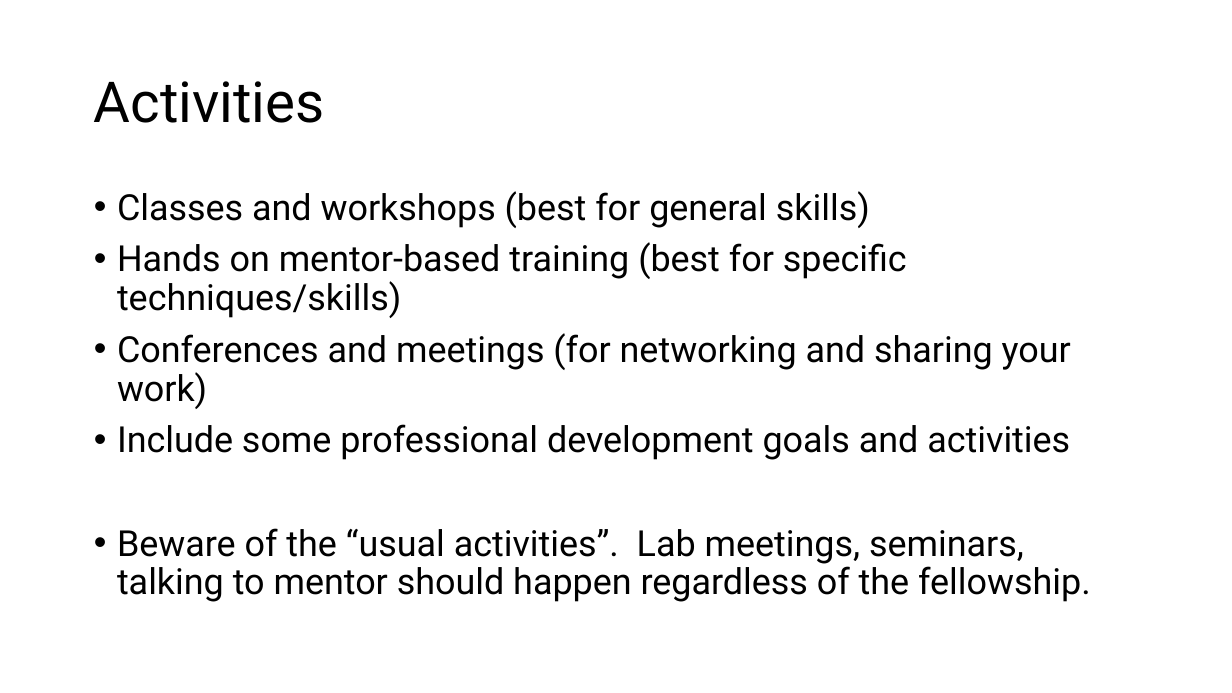
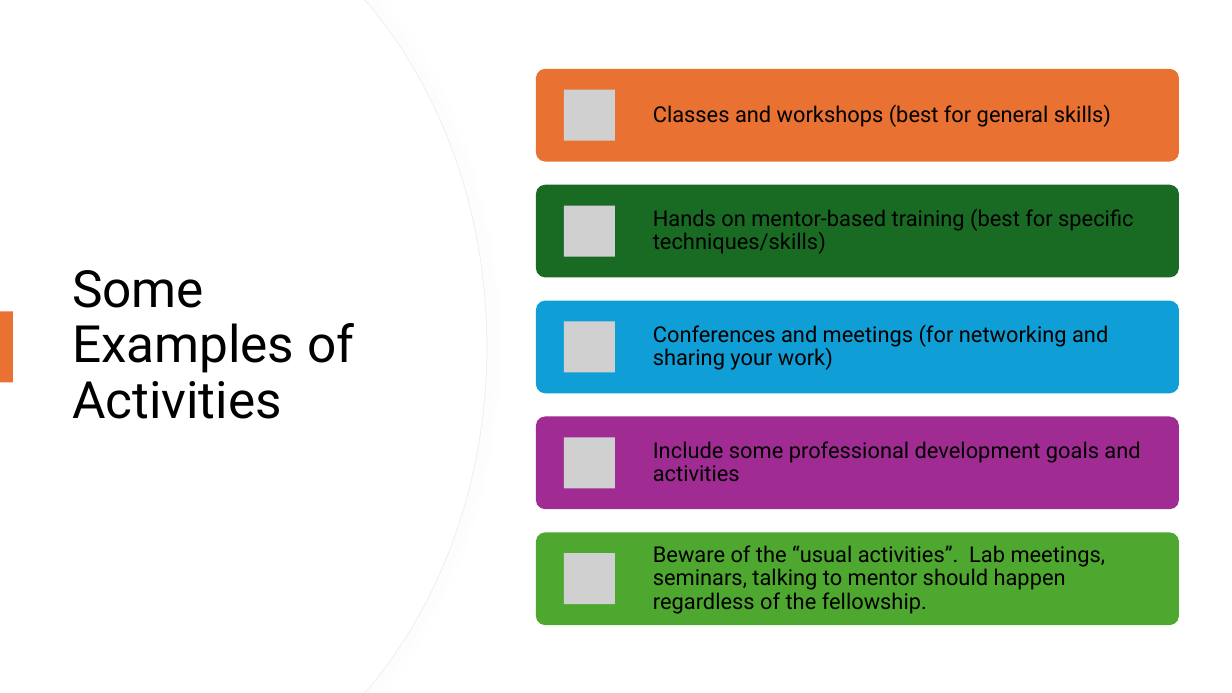
Before and after one commit to BridgesLab/FellowshipWorkshopDocuments, a slide deck: slide 9 of Documents/Slides/Training Goals.pptx (slide 8 before the commit). Drawn at 1232x693 pixels with LibreOffice and Linux fonts; fonts in the diff are those of the drawing; grey boxes stand for pictures. Boxes give left, top, right and bottom in pixels: in the first picture for what was removed or moved away, otherwise in the second. Text is boxed around its words. In the diff, an @@ line names an element or a change of style, - is before the commit and + after.

```diff
--- a/Documents/Slides/Training Goals.pptx
+++ b/Documents/Slides/Training Goals.pptx
@@ freeform shape added at [0,0,487,693], fill #FFFFFF, outline #EFEFEF 0.75 pt @@
@@ freeform shape added at [0,0,486,693], fill #FFFFFF @@
@@ text removed at [117,191,1091,602] @@
-• Classes and workshops (best for general skills)
-• Hands on mentor-based training (best for specific techniques/skills)
-• Conferences and meetings (for networking and sharing your work)
-• Include some professional development goals and activities
-• Beware of the “usual activities”. Lab meetings, seminars, talking to mentor should happen regardless of the fellowship.
@@ title at [72,270,354,419]: text changed; size 44 to 40 pt @@
-Activities
+Some Examples of Activities
@@ rectangle added at [0,311,13,383], fill #E97132 @@
@@ group added at [536,68,1179,625]: 5 rounded rectangles, 5 pictures, 5 texts @@
+Classes and workshops (best for general skills)
+Hands on mentor-based training (best for specific techniques/skills)
+Conferences and meetings (for networking and sharing your work)
+Include some professional development goals and activities
+Beware of the “usual activities”. Lab meetings, seminars, talking to mentor should happen regardless of the fellowship.
```
Also in this commit, not shown: 5 other slides changed, 2 slides added, 1 slide removed, 2 other files.
